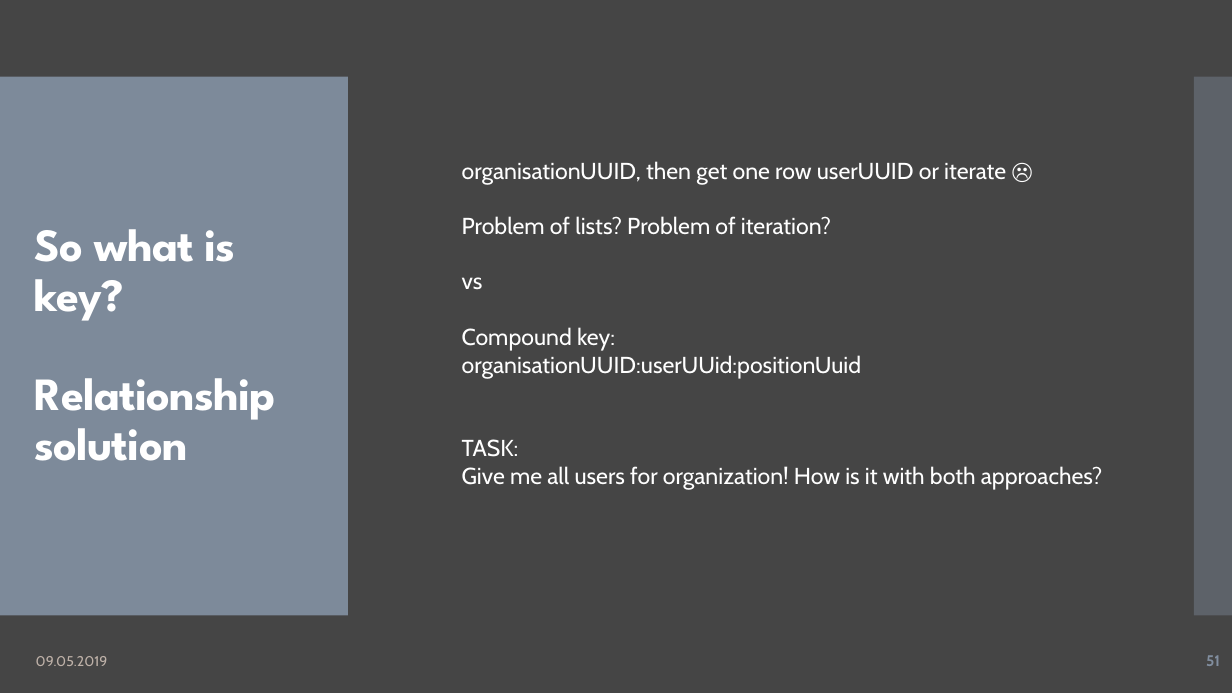
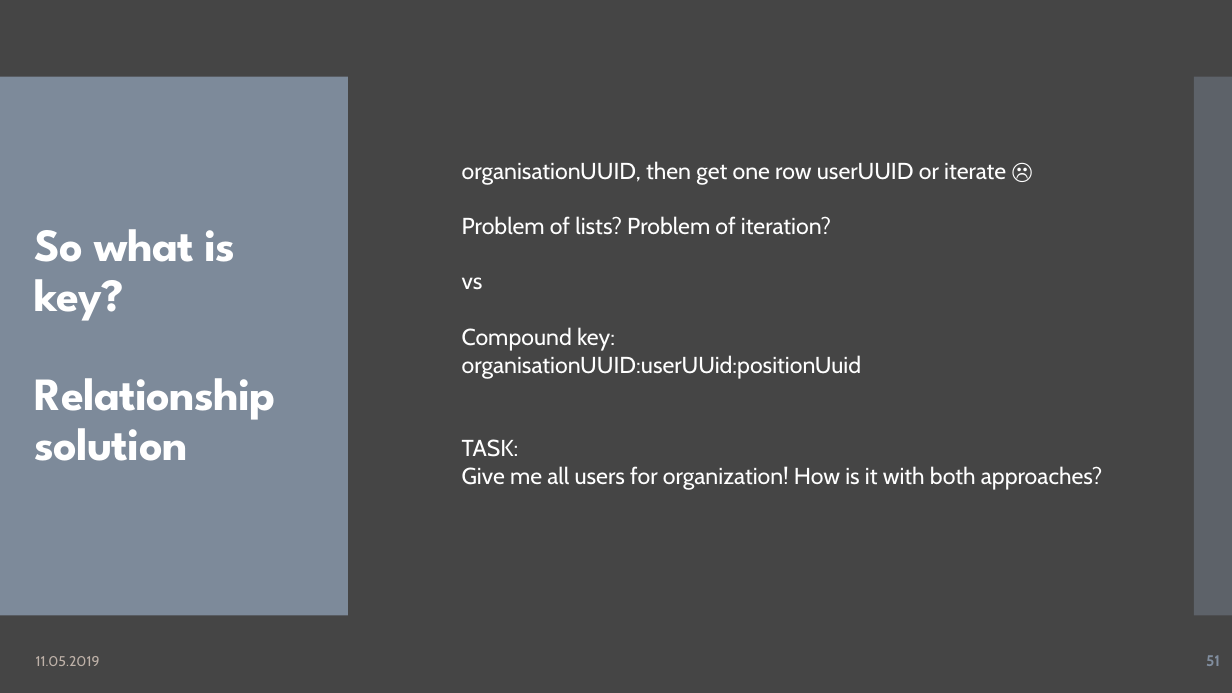
Before and after one commit to zurada/kafka-talk, a slide deck: slide 51 of Kafka Talk.pptx. Drawn at 1232x693 pixels with LibreOffice and Linux fonts; fonts in the diff are those of the drawing. Boxes give left, top, right and bottom in pixels: in the first picture for what was removed or moved away, otherwise in the second. Text is boxed around its words. In the diff, an @@ line names an element or a change of style, - is before the commit and + after.

```diff
--- a/Kafka Talk.pptx
+++ b/Kafka Talk.pptx
@@ text at (x1=36, y1=656, x2=100, y2=666): text changed @@
-09.05.2019
+11.05.2019
```
Also in this commit, not shown: 53 other slides changed.
